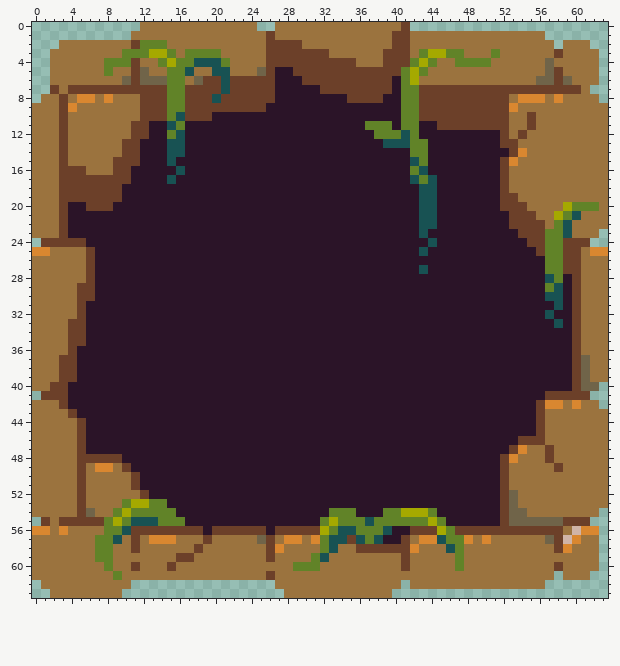
Two states of a pixel-art sprite, Assets/Sprites/SnakePit.png. Above: the version before the commit.
The file is 256x256 pixels, drawn in blocks of 4x4; one block is one cell here.
New version:
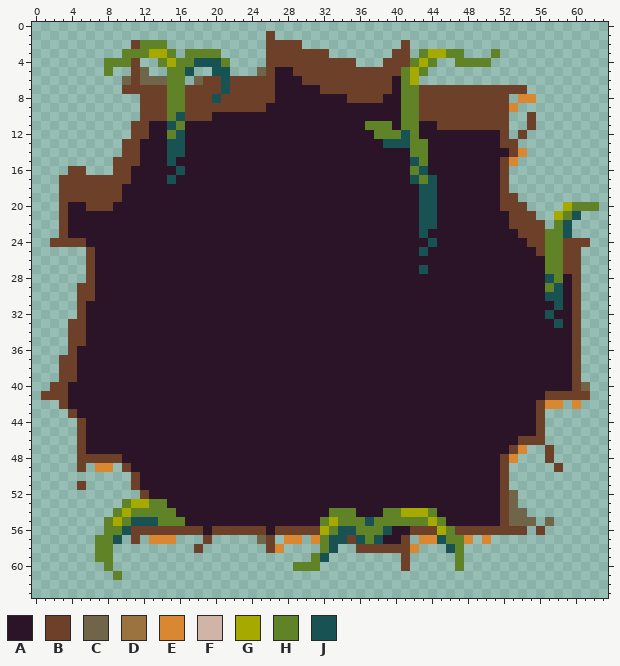
Palette (. is transparent): A #2b1428  B #6c4029  C #706449  D #9b733e  E #d98730  F #d0b4a7  G #a5a900  H #618328  J #185253
Edits made:
Changed rows in their new state; - is an unchanged pixel.
first column x 0:
 0 ------------.............--...............----------------------
 1 -----------...............-..............................-------
 2 ---........----...........----...........-................-...--
 3 --........------.----.....-------.......--.-----...-...........-
 4 --......----..--------....----------...------..----............-
 5 --......-..--..---..--...-------------------...................-
 6 --........-------.-------------------------....................-
 7 --........---------------------------------------------.......--
 8 -...........-----------------------------------------.--.......-
 9 ............------------------------------------------..........
10 ............-----------------------------------------..-........
11 ...........------------------------------------------..-........
12 ...........------------------------------------------.-.........
13 ..........--------------------------------------------..........
14 ..........---------------------------------------------.........
15 .........---------------------------------------------..........
16 ....--...--------------------------------------------...........
17 ...--------------------------------------------------...........
18 ...--------------------------------------------------...........
19 ...---------------------------------------------------..........
20 ...----------------------------------------------------....----.
21 ...-----------------------------------------------------..---...
22 ...------------------------------------------------------.--....
23 ...---------------------------------------------------------...-
24 -.--------------------------------------------------------------
25 ......-------------------------------------------------------...
26 ......-------------------------------------------------------...
27 ......-------------------------------------------------------...
28 ......-------------------------------------------------------...
29 .....--------------------------------------------------------...
30 .....--------------------------------------------------------...
31 .....--------------------------------------------------------...
32 .....--------------------------------------------------------...
33 ....---------------------------------------------------------...
34 ....---------------------------------------------------------...
35 ....---------------------------------------------------------...
36 ....---------------------------------------------------------...
37 ...----------------------------------------------------------...
38 ...----------------------------------------------------------...
39 ...----------------------------------------------------------...
40 ..------------------------------------------------------------.-
42 ...--------------------------------------------------------.-..-
43 ....-----------------------------------------------------.......
44 .....----------------------------------------------------.......
45 .....----------------------------------------------------.......
46 .....----------------------------------------------------.......
47 .....--------------------------------------------------..-......
48 .....-------------------------------------------------...-......
49 .....-.--.-------------------------------------------.....-.....
50 ...........------------------------------------------...........
51 .....-.....------------------------------------------...........
52 ............------------------------------------------..........
53 ..........--------------------------------------------..........
54 .........----------------------------------------------........-
55 -.......------------------------------------------------.-....--
56 ........-----------------------------------------------.-......-
57 .......---.-.---...-.....--.--.-----------.------.-............-
58 .......--.........-.......--....--..-------...--...............-
59 .......--......................--........-.....-...............-
60 ........-....................---.........-.....-...............-
61 .........-................................................-...--
62 -..........----------------..............-...............-------
63 --........------------------............------------------------
Changed places in both pictures, as pixel boxes (x1, y1, x2, y2):
erased: (32, 22, 608, 598)
